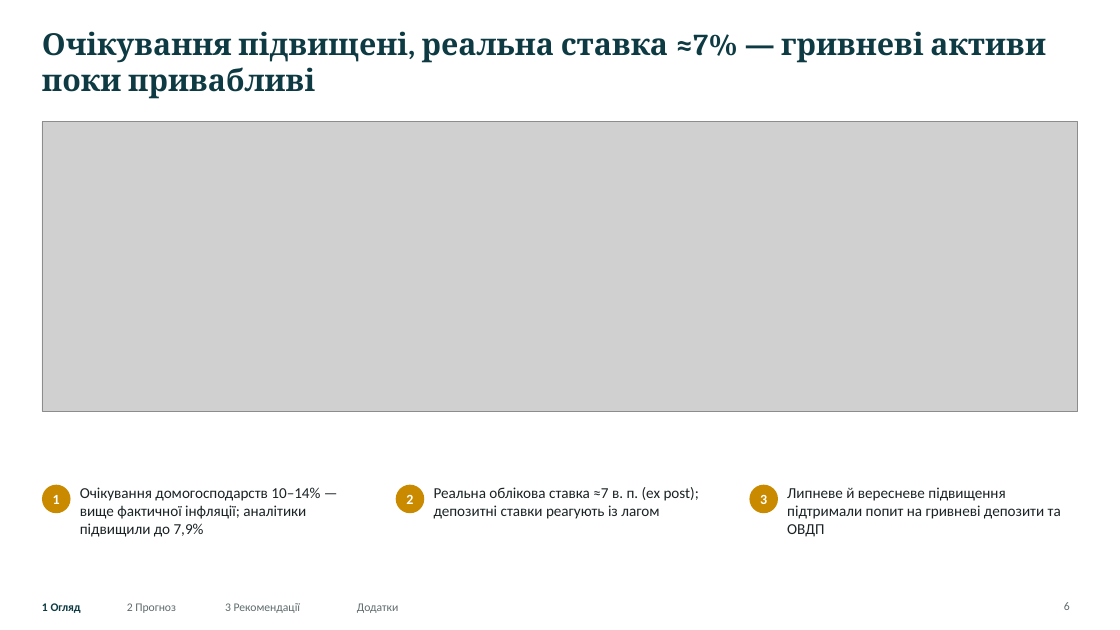
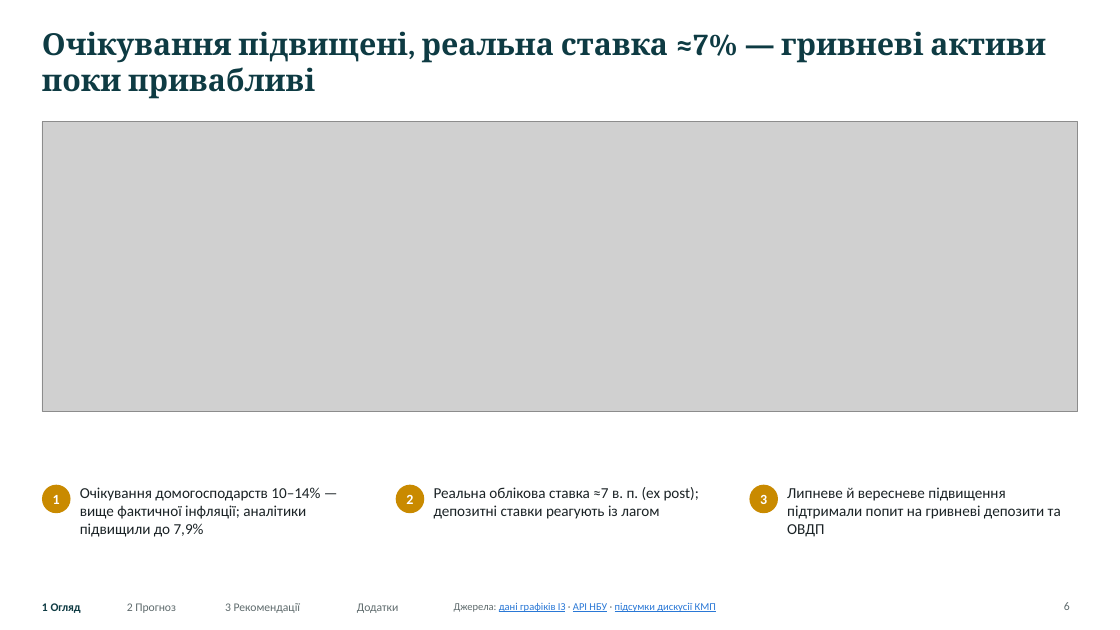
Before and after one commit to caplitt/nbu-challenge-2026, a slide deck: slide 6 of presentation/NBU_University_Challenge_2026.pptx. Drawn at 1120x630 pixels with LibreOffice and Linux fonts; fonts in the diff are those of the drawing; grey boxes stand for pictures. Boxes give left, top, right and bottom in pixels: in the first picture for what was removed or moved away, otherwise in the second. Text is boxed around its words. In the diff, an @@ line names an element or a change of style, - is before the commit and + after.

```diff
--- a/presentation/NBU_University_Challenge_2026.pptx
+++ b/presentation/NBU_University_Challenge_2026.pptx
@@ text added at (x1=454, y1=603, x2=716, y2=612), 9 pt, text #2A78D6, underline @@
+Джерела: дані графіків ІЗ · API НБУ · підсумки дискусії КМП
```
Also in this commit, not shown: 25 other slides changed, 13 other files.
